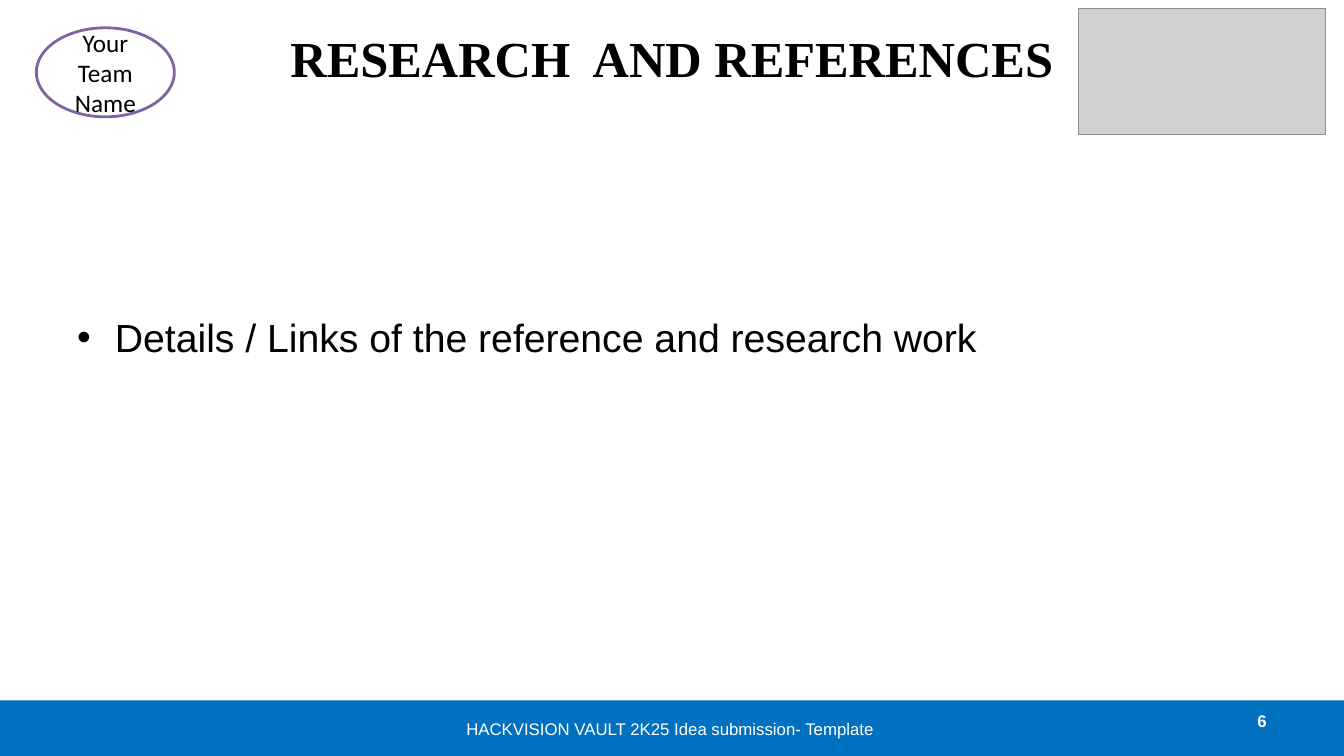
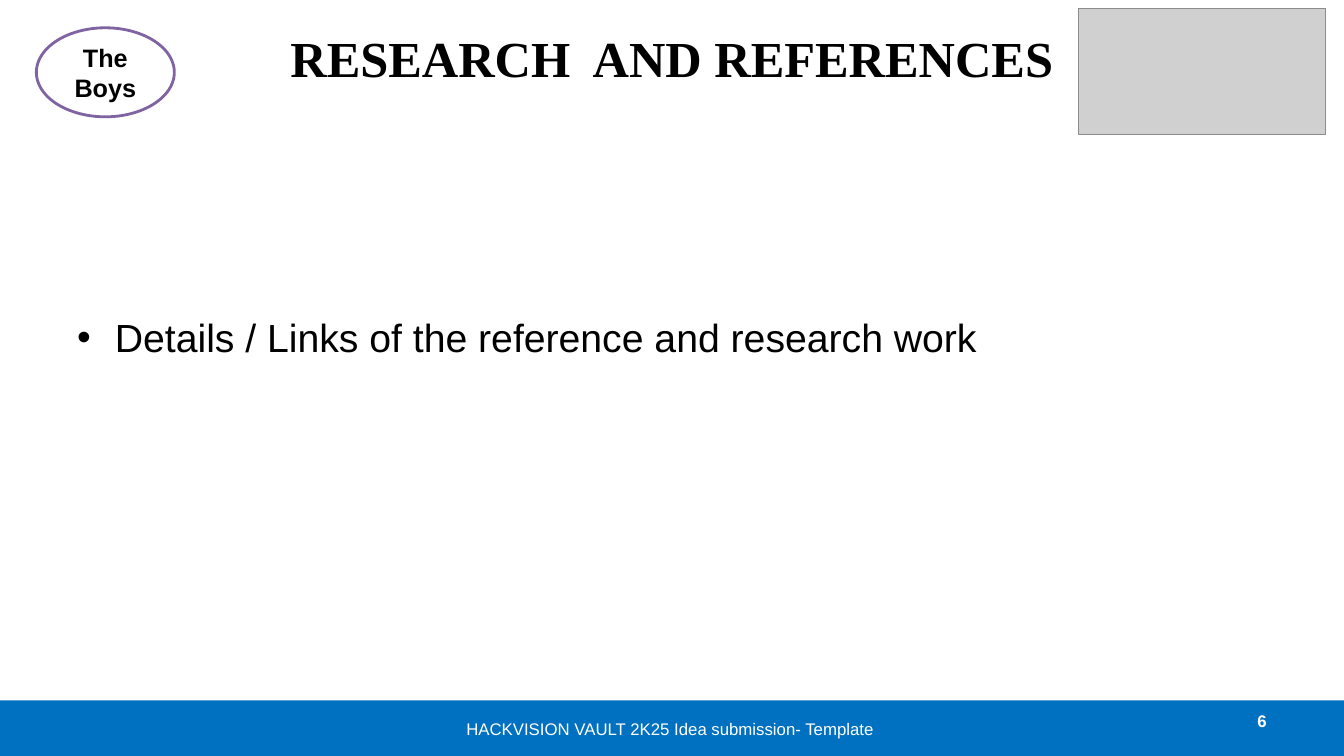
Before and after one commit to vikashkr96/Hackvision-Vault-2k25-Maharishi-Markandeshwar-University, a slide deck: slide 6 of HACKVISION VAULT 2K25_IDEA_Presentation_Format.pptx. Drawn at 1344x756 pixels with LibreOffice and Linux fonts; fonts in the diff are those of the drawing; grey boxes stand for pictures; background and template pictures are left out. Boxes give left, top, right and bottom in pixels: in the first picture for what was removed or moved away, otherwise in the second. Text is boxed around its words. In the diff, an @@ line names an element or a change of style, - is before the commit and + after.

```diff
--- a/HACKVISION VAULT 2K25_IDEA_Presentation_Format.pptx
+++ b/HACKVISION VAULT 2K25_IDEA_Presentation_Format.pptx
@@ text in ellipse at (x1=75, y1=48, x2=137, y2=103): text changed; font Calibri to Arial; bold on @@
-Your Team Name
+The Boys
```
Also in this commit, not shown: 2 other slides changed.
